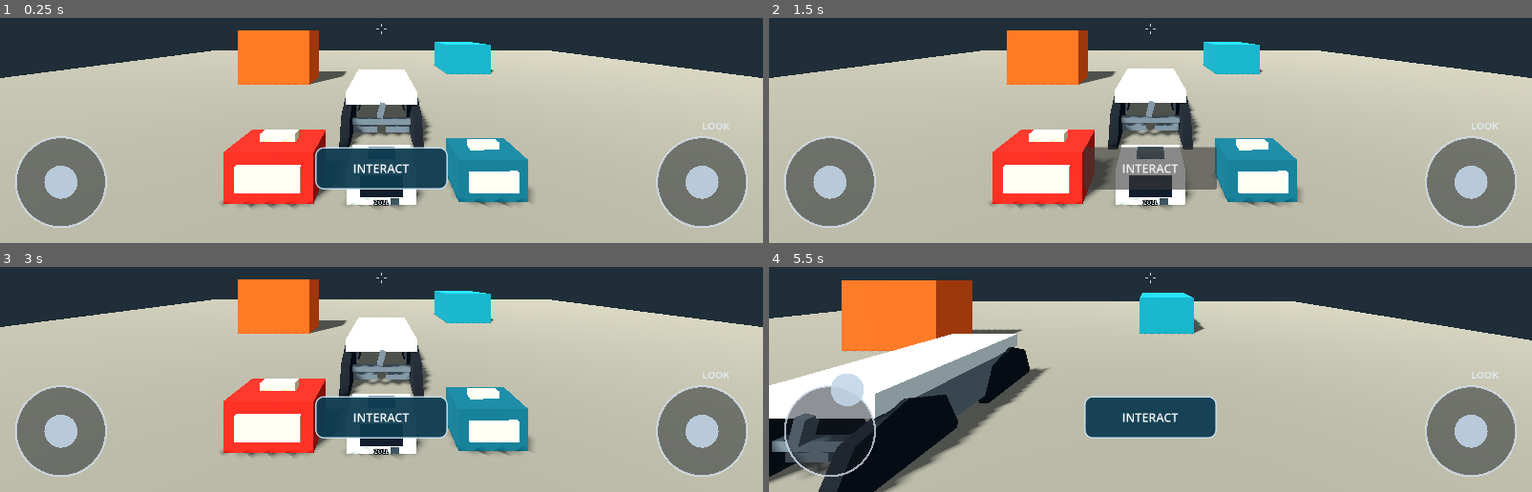
Above: before the commit, frames 1-4 (two rows, left to right).
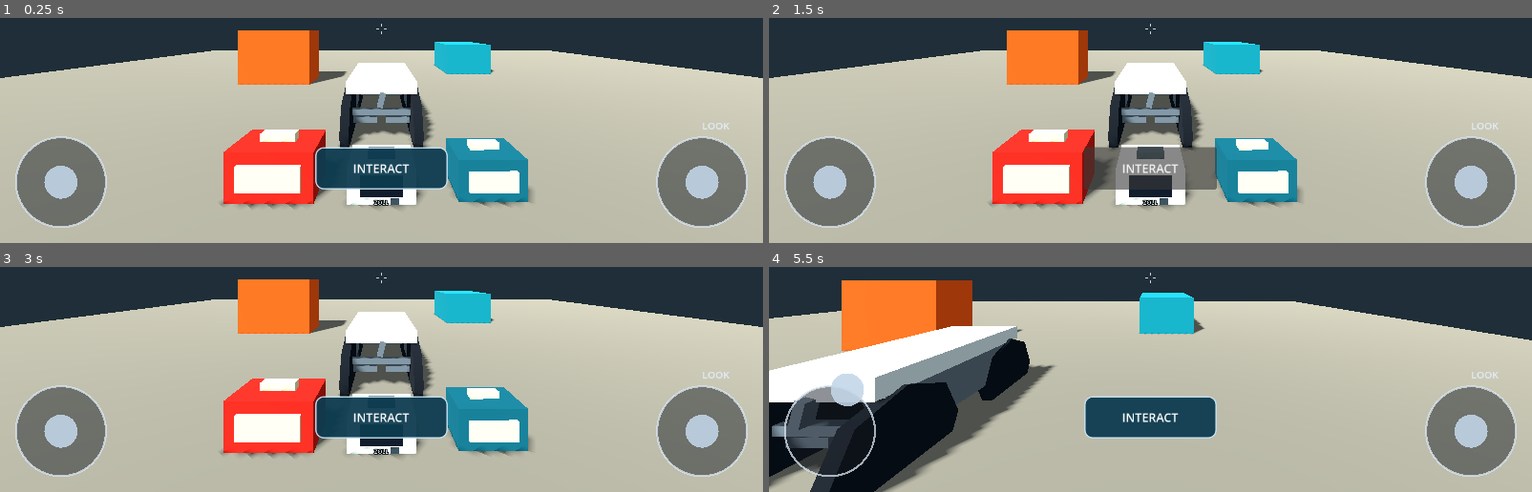
Above: after the commit, the same moments.

Repository: AiryPotter/Paaramedic-Game-WIP-Open-Source-
Game: Godot game, scene res://scenes/main/main.tscn
The game is run twice, just before and just after one commit, with the same random seed, the same clock (stepped at 60 frames per second) and the same inputs.
Inputs (mouse positions are in pixels of both pictures, inside the frame that each line leads up to):
- Up to frame 1 (0.25 s): no input
- Up to frame 2 (1.5 s): click "INTERACT" at 0.5 s; click "INTERACT" at 1.25 s
- Up to frame 3 (3 s): click "INTERACT" at 2 s; tap Enter at 2.75 s; move the mouse to (outside the picture) at 2.77 s; click (outside the picture) at 2.92 s
- Up to frame 4 (5.5 s): tap Space at 3.5 s; drag from (997, 298) to (1112, 363) at 3.52 s; move the mouse to (outside the picture) at 4.27 s; click (outside the picture) at 4.42 s; tap Enter at 5 s; drag from (1112, 363) to (outside the picture) at 5.02 s

The runs differ from the first frame. In frame 1, 1.6% of the frame differs, in the area x 44-57%, y 19-58%; in frame 2, 1.4%; in frame 3, 1.4%; in frame 4, 7.0%, in the area x 0-38%, y 26-100%.

Commit message:
Fix stretcher physics and input reliability

Diff:
--- a/scenes/stretcher/stretcher.tscn
+++ b/scenes/stretcher/stretcher.tscn
@@ -11,6 +11,11 @@
 [sub_resource type="CylinderShape3D" id="CylinderShape3D_wheel"]
 height = 0.12
 radius = 0.18
+
+[sub_resource type="PhysicsMaterial" id="PhysicsMaterial_stretcher"]
+friction = 0.05
+rough = false
+bounce = 0.0
 
 [sub_resource type="BoxMesh" id="BoxMesh_deck"]
 size = Vector3(1.0, 0.18, 1.85)
@@ -46,7 +51,8 @@
 
 [node name="Stretcher" type="RigidBody3D" groups=["grabbable_stretcher"]]
 mass = 26.0
-linear_damp = 0.5
+physics_material_override = SubResource("PhysicsMaterial_stretcher")
+linear_damp = 1.2
 angular_damp = 5.0
 axis_lock_angular_x = true
 axis_lock_angular_z = true
@@ -64,6 +70,26 @@
 [node name="CollisionFloorSupport" type="CollisionShape3D" parent="."]
 position = Vector3(0, 0.24, 0)
 shape = SubResource("BoxShape3D_floor_support")
+
+[node name="WheelCollisionFrontLeft" type="CollisionShape3D" parent="."]
+position = Vector3(-0.48, 0.18, -0.72)
+rotation = Vector3(0, 0, 1.5708)
+shape = SubResource("CylinderShape3D_wheel")
+
+[node name="WheelCollisionFrontRight" type="CollisionShape3D" parent="."]
+position = Vector3(0.48, 0.18, -0.72)
+rotation = Vector3(0, 0, 1.5708)
+shape = SubResource("CylinderShape3D_wheel")
+
+[node name="WheelCollisionRearLeft" type="CollisionShape3D" parent="."]
+position = Vector3(-0.48, 0.18, 0.72)
+rotation = Vector3(0, 0, 1.5708)
+shape = SubResource("CylinderShape3D_wheel")
+
+[node name="WheelCollisionRearRight" type="CollisionShape3D" parent="."]
+position = Vector3(0.48, 0.18, 0.72)
+rotation = Vector3(0, 0, 1.5708)
+shape = SubResource("CylinderShape3D_wheel")
 
 [node name="SideRailLeft" type="MeshInstance3D" parent="."]
 position = Vector3(-0.46, 0.43, 0)
@@ -116,10 +142,6 @@
 mesh = SubResource("CylinderMesh_wheel")
 material_override = SubResource("Material_wheels")
 
-[node name="Collision" type="CollisionShape3D" parent="CasterFrontLeft"]
-rotation = Vector3(0, 0, 1.5708)
-shape = SubResource("CylinderShape3D_wheel")
-
 [node name="CasterFrontRight" type="Node3D" parent="."]
 position = Vector3(0.48, 0.18, -0.72)
 
@@ -132,10 +154,6 @@
 rotation = Vector3(0, 0, 1.5708)
 mesh = SubResource("CylinderMesh_wheel")
 material_override = SubResource("Material_wheels")
-
-[node name="Collision" type="CollisionShape3D" parent="CasterFrontRight"]
-rotation = Vector3(0, 0, 1.5708)
-shape = SubResource("CylinderShape3D_wheel")
 
 [node name="CasterRearLeft" type="Node3D" parent="."]
 position = Vector3(-0.48, 0.18, 0.72)
@@ -150,10 +168,6 @@
 mesh = SubResource("CylinderMesh_wheel")
 material_override = SubResource("Material_wheels")
 
-[node name="Collision" type="CollisionShape3D" parent="CasterRearLeft"]
-rotation = Vector3(0, 0, 1.5708)
-shape = SubResource("CylinderShape3D_wheel")
-
 [node name="CasterRearRight" type="Node3D" parent="."]
 position = Vector3(0.48, 0.18, 0.72)
 
@@ -166,7 +180,3 @@
 rotation = Vector3(0, 0, 1.5708)
 mesh = SubResource("CylinderMesh_wheel")
 material_override = SubResource("Material_wheels")
-
-[node name="Collision" type="CollisionShape3D" parent="CasterRearRight"]
-rotation = Vector3(0, 0, 1.5708)
-shape = SubResource("CylinderShape3D_wheel")
--- a/scripts/player/player_controller.gd
+++ b/scripts/player/player_controller.gd
@@ -22,6 +22,7 @@
 
 const STRETCHER_CAMERA_RADIUS: float = 4.5
 const STRETCHER_CAMERA_TARGET_HEIGHT: float = 1.0
+const MOVEMENT_DEADZONE: float = 0.12
 @onready var player_camera: Camera3D = $Camera3D
 
 
@@ -32,11 +33,20 @@
 
 
 func set_movement_input(input_vector: Vector2) -> void:
-	movement_input = input_vector.limit_length(1.0)
+	movement_input = _apply_movement_deadzone(input_vector)
 
 
 func set_look_movement_input(input_vector: Vector2) -> void:
-	look_movement_input = input_vector.limit_length(1.0)
+	look_movement_input = _apply_movement_deadzone(input_vector)
+
+
+func _apply_movement_deadzone(input_vector: Vector2) -> Vector2:
+	var limited_input := input_vector.limit_length(1.0)
+	var input_strength := limited_input.length()
+	if input_strength <= MOVEMENT_DEADZONE:
+		return Vector2.ZERO
+	var adjusted_strength := (input_strength - MOVEMENT_DEADZONE) / (1.0 - MOVEMENT_DEADZONE)
+	return limited_input.normalized() * adjusted_strength
 
 
 func _combined_movement_input() -> Vector2:
@@ -48,8 +58,13 @@
 		_stretcher_camera_yaw = wrapf(_stretcher_camera_yaw - look_delta.x, -PI, PI)
 		_stretcher_camera_pitch = clampf(_stretcher_camera_pitch - look_delta.y, -0.75, -0.12)
 		if is_instance_valid(_camera_tween) and _camera_tween.is_running():
-			_camera_tween.kill()
-		_update_stretcher_camera_orbit()
+			_transition_camera(
+				_stretcher_camera_local_position(),
+				Vector3(_stretcher_camera_pitch, _stretcher_camera_yaw, 0.0),
+				78.0
+			)
+		else:
+			_update_stretcher_camera_orbit()
 		return
 	rotation.y -= look_delta.x
 	player_camera.rotation.x = clampf(
@@ -68,8 +83,8 @@
 	rotation.y = stretcher.rotation.y + _stretcher_facing_yaw_offset
 	_walk_camera_rotation = player_camera.rotation
 	_transition_camera(
-		Vector3(0.0, 2.6, 4.2),
-		Vector3(-0.28, 0.0, 0.0),
+		_stretcher_camera_local_position(),
+		Vector3(_stretcher_camera_pitch, _stretcher_camera_yaw, 0.0),
 		78.0
 	)
 
@@ -82,14 +97,18 @@
 	_transition_camera(_walk_camera_position, _walk_camera_rotation, _walk_camera_fov)
 
 
-func _update_stretcher_camera_orbit() -> void:
+func _stretcher_camera_local_position() -> Vector3:
 	var elevation := -_stretcher_camera_pitch
 	var horizontal_radius := STRETCHER_CAMERA_RADIUS * cos(elevation)
-	player_camera.position = Vector3(
+	return Vector3(
 		sin(_stretcher_camera_yaw) * horizontal_radius,
 		STRETCHER_CAMERA_TARGET_HEIGHT + STRETCHER_CAMERA_RADIUS * sin(elevation),
 		cos(_stretcher_camera_yaw) * horizontal_radius
 	)
+
+
+func _update_stretcher_camera_orbit() -> void:
+	player_camera.position = _stretcher_camera_local_position()
 	player_camera.rotation = Vector3(_stretcher_camera_pitch, _stretcher_camera_yaw, 0.0)
 
 
@@ -103,6 +122,14 @@
 	_camera_tween.tween_property(player_camera, "position", target_position, 0.65)
 	_camera_tween.tween_property(player_camera, "rotation", target_rotation, 0.65)
 	_camera_tween.tween_property(player_camera, "fov", target_fov, 0.65)
+
+
+func _apply_stretcher_bump_impulses(impact_velocity: Vector3) -> void:
+	for collision_index in range(get_slide_collision_count()):
+		var collision := get_slide_collision(collision_index)
+		var collider := collision.get_collider()
+		if collider is RigidBody3D and collider.is_in_group("grabbable_stretcher"):
+			collider.call("apply_character_bump", impact_velocity, collision.get_normal())
 
 
 func _physics_process(delta: float) -> void:
@@ -119,7 +146,6 @@
 	var local_direction := Vector3(current_movement.x, 0.0, current_movement.y)
 	var world_direction := global_basis * local_direction
 	world_direction.y = 0.0
-	world_direction = world_direction.normalized() if world_direction.length_squared() > 0.0 else Vector3.ZERO
 	var target_velocity := world_direction * move_speed
 	velocity.x = move_toward(velocity.x, target_velocity.x, ground_acceleration * delta)
 	velocity.z = move_toward(velocity.z, target_velocity.z, ground_acceleration * delta)
@@ -129,4 +155,6 @@
 	else:
 		velocity.y = 0.0
 
+	var impact_velocity := velocity
 	move_and_slide()
+	_apply_stretcher_bump_impulses(impact_velocity)
--- a/scripts/stretcher/stretcher_controller.gd
+++ b/scripts/stretcher/stretcher_controller.gd
@@ -8,6 +8,13 @@
 @export var maximum_turn_speed: float = 0.8
 @export var turn_acceleration: float = 3.5
 @export var caster_swivel_speed: float = 8.0
+@export var maximum_steer_angle: float = 0.4
+@export var minimum_bump_speed: float = 0.8
+@export var bump_impulse_scale: float = 0.12
+@export var maximum_bump_impulse: float = 16.0
+@export var bump_cooldown: float = 0.3
+
+const WHEELBASE: float = 1.44
 
 var operator: CharacterBody3D
 var operator_input: Vector2 = Vector2.ZERO
@@ -20,6 +27,10 @@
 
 var _front_casters: Array[Node3D] = []
 var _rear_casters: Array[Node3D] = []
+var _front_wheel_colliders: Array[CollisionShape3D] = []
+var _rear_wheel_colliders: Array[CollisionShape3D] = []
+var _current_steer_angle: float = 0.0
+var _bump_cooldown_remaining: float = 0.0
 var _front_width_tween: Tween
 var _rear_width_tween: Tween
 var _front_lever_tween: Tween
@@ -29,6 +40,15 @@
 func _ready() -> void:
 	_front_casters = [$CasterFrontLeft as Node3D, $CasterFrontRight as Node3D]
 	_rear_casters = [$CasterRearLeft as Node3D, $CasterRearRight as Node3D]
+	_front_wheel_colliders = [
+		$WheelCollisionFrontLeft as CollisionShape3D,
+		$WheelCollisionFrontRight as CollisionShape3D
+	]
+	_rear_wheel_colliders = [
+		$WheelCollisionRearLeft as CollisionShape3D,
+		$WheelCollisionRearRight as CollisionShape3D
+	]
+	_sync_wheel_colliders()
 
 
 func grab(player: CharacterBody3D) -> bool:
@@ -175,7 +195,7 @@
 
 
 func _steer_free_casters(casters: Array[Node3D], local_direction: Vector3, delta: float) -> void:
-	if local_direction.length_squared() < 0.01:
+	if local_direction.length_squared() < 0.0001:
 		return
 	var target_yaw := atan2(-local_direction.x, -local_direction.z)
 	for caster in casters:
@@ -186,48 +206,116 @@
 		)
 
 
+func _steer_caster_pair_to_angle(casters: Array[Node3D], target_angle: float, delta: float) -> void:
+	for caster in casters:
+		caster.rotation.y = lerp_angle(
+			caster.rotation.y,
+			target_angle,
+			clampf(caster_swivel_speed * delta, 0.0, 1.0)
+		)
+
+
+func _sync_wheel_colliders() -> void:
+	var wheel_local_transform := Transform3D(
+		Basis(Vector3(0.0, 0.0, 1.0), PI * 0.5),
+		Vector3.ZERO
+	)
+	for index in range(_front_casters.size()):
+		_front_wheel_colliders[index].transform = _front_casters[index].transform * wheel_local_transform
+		_rear_wheel_colliders[index].transform = _rear_casters[index].transform * wheel_local_transform
+
+
+func apply_character_bump(player_velocity: Vector3, surface_normal: Vector3) -> void:
+	if is_instance_valid(operator) or _bump_cooldown_remaining > 0.0:
+		return
+	var push_direction := -surface_normal
+	push_direction.y = 0.0
+	if push_direction.length_squared() < 0.001:
+		return
+	push_direction = push_direction.normalized()
+	var impact_velocity := Vector3(player_velocity.x, 0.0, player_velocity.z)
+	var impact_speed := impact_velocity.dot(push_direction)
+	if impact_speed < minimum_bump_speed:
+		return
+	var impulse_strength := clampf(
+		(impact_speed - minimum_bump_speed) * mass * bump_impulse_scale,
+		0.0,
+		maximum_bump_impulse
+	)
+	if impulse_strength <= 0.0:
+		return
+	can_sleep = true
+	sleeping = false
+	apply_central_impulse(push_direction * impulse_strength)
+	_bump_cooldown_remaining = bump_cooldown
+
+
 func _physics_process(delta: float) -> void:
+	_bump_cooldown_remaining = maxf(_bump_cooldown_remaining - delta, 0.0)
+	_sync_wheel_colliders()
 	if not is_instance_valid(operator):
 		operator = null
 		operator_input = Vector2.ZERO
+		_apply_wheel_constraints()
 		return
 
 	var longitudinal_input := -operator_input.y
 	var lateral_input := operator_input.x
-	var local_forward_motion := operator_forward_local * longitudinal_input
+	var desired_local := operator_forward_local * longitudinal_input + operator_right_local * lateral_input
 	var target_horizontal_velocity := Vector3.ZERO
 	var target_turn_speed := 0.0
 
 	if are_both_casters_unlocked():
-		var free_direction := local_forward_motion + operator_right_local * lateral_input
-		if free_direction.length_squared() > 0.01:
-			var world_direction := global_basis * free_direction.normalized()
-			target_horizontal_velocity = world_direction * maximum_speed
-		_steer_free_casters(_front_casters, free_direction, delta)
-		_steer_free_casters(_rear_casters, free_direction, delta)
+		var world_direction := global_basis * desired_local
+		target_horizontal_velocity = world_direction * maximum_speed
+		_steer_free_casters(_front_casters, desired_local, delta)
+		_steer_free_casters(_rear_casters, desired_local, delta)
 	else:
-		# The operator's facing at grab time defines forward/reverse for the drive.
-		var world_forward := global_basis * operator_forward_local
-		target_horizontal_velocity = world_forward * (longitudinal_input * maximum_speed)
-
-		if front_casters_locked and not rear_casters_locked:
-			# Rear pair is the drive/steering pair when the front is locked.
-			var rear_steer_direction := local_forward_motion - operator_right_local * (lateral_input * 0.4)
-			_steer_free_casters(_rear_casters, rear_steer_direction, delta)
-			target_turn_speed = lateral_input * maximum_turn_speed * _body_drive_sign(longitudinal_input)
-		elif rear_casters_locked and not front_casters_locked:
-			# Front pair is the drive/steering pair when the rear is locked.
-			var front_steer_direction := local_forward_motion + operator_right_local * (lateral_input * 0.4)
-			_steer_free_casters(_front_casters, front_steer_direction, delta)
-			target_turn_speed = -lateral_input * maximum_turn_speed * _body_drive_sign(longitudinal_input)
-		# With both pairs locked, it rolls straight along the operator's facing axis.
+		# Caster locks hold swivel angle only; wheels still roll along the stretcher axis.
+		var drive_speed := -desired_local.z * maximum_speed
+		target_horizontal_velocity = global_basis * Vector3(0.0, 0.0, -drive_speed)
+
+		var exactly_one_pair_locked := front_casters_locked != rear_casters_locked
+		if exactly_one_pair_locked:
+			var is_side_operator := absf(operator_offset.x) > absf(operator_offset.z)
+			var target_steer_angle := _current_steer_angle
+			if is_side_operator:
+				if absf(drive_speed) > 0.05:
+					target_steer_angle = -desired_local.x * signf(drive_speed) * maximum_steer_angle
+			else:
+				target_steer_angle = -lateral_input * maximum_steer_angle
+			_current_steer_angle = move_toward(
+				_current_steer_angle,
+				target_steer_angle,
+				caster_swivel_speed * delta
+			)
+
+			var yaw_rate := drive_speed * tan(_current_steer_angle) / WHEELBASE
+			if front_casters_locked:
+				# Rear steering swings the trailing end in forklift style.
+				_steer_caster_pair_to_angle(_rear_casters, _current_steer_angle, delta)
+				yaw_rate = -yaw_rate
+			else:
+				_steer_caster_pair_to_angle(_front_casters, _current_steer_angle, delta)
+			target_turn_speed = clampf(yaw_rate, -maximum_turn_speed, maximum_turn_speed)
+		else:
+			_current_steer_angle = 0.0
+		# With both pairs locked, constraints below still allow straight rolling.
 
 	linear_velocity.x = move_toward(linear_velocity.x, target_horizontal_velocity.x, drive_acceleration * delta)
 	linear_velocity.z = move_toward(linear_velocity.z, target_horizontal_velocity.z, drive_acceleration * delta)
 	angular_velocity.y = move_toward(angular_velocity.y, target_turn_speed, turn_acceleration * delta)
-
-
-func _body_drive_sign(longitudinal_input: float) -> float:
-	if is_zero_approx(longitudinal_input) or absf(operator_forward_local.z) < 0.1:
-		return 0.0
-	return signf(-operator_forward_local.z) * signf(longitudinal_input)
+	_apply_wheel_constraints()
+
+
+func _apply_wheel_constraints() -> void:
+	if are_both_casters_unlocked():
+		return
+	var local_velocity := global_basis.inverse() * linear_velocity
+	if front_casters_locked and rear_casters_locked:
+		angular_velocity.y = 0.0
+		local_velocity.x = 0.0
+	else:
+		var locked_axle_z := -0.72 if front_casters_locked else 0.72
+		local_velocity.x = -angular_velocity.y * locked_axle_z
+	linear_velocity = global_basis * local_velocity
--- a/ui/mobile_controls.gd
+++ b/ui/mobile_controls.gd
@@ -20,6 +20,7 @@
 var look_touch_id: int = -1
 var joystick_offset: Vector2 = Vector2.ZERO
 var look_offset: Vector2 = Vector2.ZERO
+var _last_stretcher_grabbed: bool = false
 
 
 func _ready() -> void:
@@ -29,6 +30,7 @@
 	_build_interaction_button()
 	_build_toss_button()
 	_build_lock_buttons()
+	_last_stretcher_grabbed = bool(interactor.call("is_stretcher_grabbed"))
 	resized.connect(_reset_touch_state)
 	queue_redraw()
 
@@ -39,6 +41,9 @@
 		interaction_button.text = action_label
 	toss_button.visible = bool(interactor.call("has_held_object"))
 	var stretcher_grabbed := bool(interactor.call("is_stretcher_grabbed"))
+	if stretcher_grabbed != _last_stretcher_grabbed:
+		_last_stretcher_grabbed = stretcher_grabbed
+		_reset_touch_state()
 	front_lock_button.visible = stretcher_grabbed
 	rear_lock_button.visible = stretcher_grabbed
 	front_lock_button.text = str(interactor.call("get_front_lock_label"))
@@ -79,12 +84,10 @@
 		return
 
 	if event.position.x < size.x * 0.5 and event.position.y > size.y * 0.45:
-		# A new touch takes over if Xogot's editor UI swallowed the previous release.
-		joystick_touch_id = event.index
-		joystick_offset = Vector2.ZERO
-		_update_joystick(event.position)
-	elif event.position.x >= size.x * 0.5:
-		# Likewise, replace a stale look/movement touch after returning from editor UI.
+		if joystick_touch_id == -1:
+			joystick_touch_id = event.index
+			_update_joystick(event.position)
+	elif event.position.x >= size.x * 0.5 and look_touch_id == -1:
 		look_touch_id = event.index
 		look_offset = Vector2.ZERO
 		player.set_look_movement_input(Vector2.ZERO)
Not shown: 1 places in scenes/stretcher/stretcher.tscn that only renumber resources
Not shown, changed: documentation/DEVELOPMENT_LOG.md
